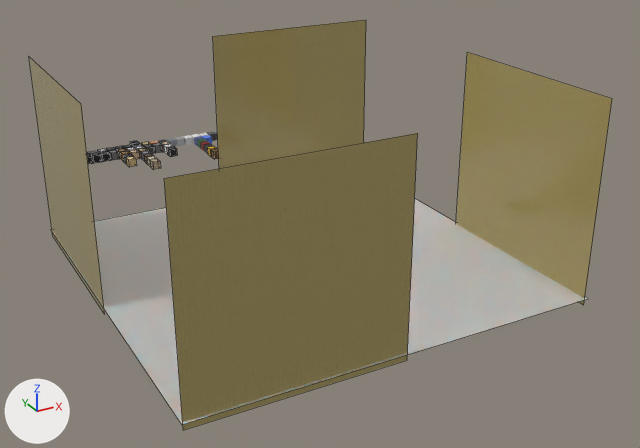
Renders of the Blender file 3d_models/materials.blend from each side of a commit.
Rendered twice from a camera (50 mm lens) standing at (-18.5, -35.9, 19.7) and looking at (2.4, 2.1, 0.6). The axes (+X, +Y, +Z) are drawn at lower left. The lights are the same throughout. Mesh edges are drawn as thin lines on the coarser meshes.
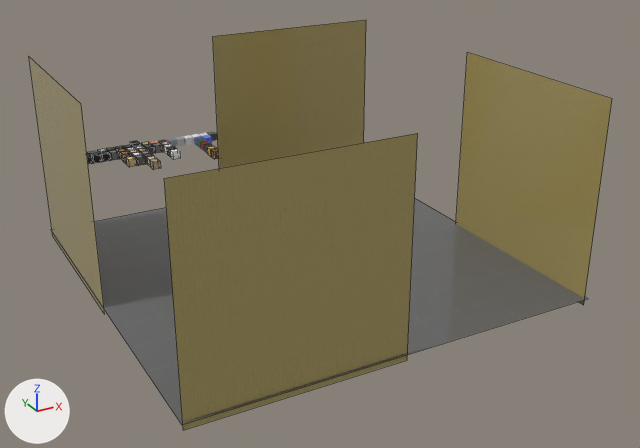
Commit message: update tiles materials for kitchen

Boxes (x1, y1, x2, y2) around the edits, measured in the pictures (640 x 448 px):
'Plane.001', recoloured
    both: (52, 199, 588, 425)
'Cube.047', added
    after: (170, 149, 180, 160)
'Cube.049', added
    after: (135, 155, 145, 166)
'Cube.048', added
    after: (132, 152, 142, 157)

What changed in the scene script:
```text
Add mat_tiles_gray_bright:
    mat_tiles_gray_bright = bpy.data.materials.new('tiles_gray_bright')
    # nodes: BsdfPrincipled, Mapping, Mix, OutputMaterial, TexBrick, TexCoord
    # colours: dark grey #666666, grey #868686, white #ffffff
Add mat_tiles_white_bright:
    mat_tiles_white_bright = bpy.data.materials.new('tiles_white_bright')
    # nodes: BsdfPrincipled, Mapping, Mix, OutputMaterial, TexBrick, TexCoord
    # colours: white #ffffff, white #e5e5e5
Add mat_paint_wall_general_white:
    mat_paint_wall_general_white = principled_material('paint_wall_general_white')
    mat_paint_wall_general_white.base_color = (1.0, 1.0, 1.0)  # white #ffffff
    mat_paint_wall_general_white.roughness = 0.75
    mat_paint_wall_general_white.specular_ior_level = 0.25
Change me_plane_001:
    where me_plane_001.from_pydata(...)  # 4 vertices, 1 face; spans x -10.0..10.0, y -10.0..10.0, z -0.1
    remove me_plane_001.materials.append(mat_cournine_white)  # white #e7e7e7
    add me_plane_001.materials.append(mat_tiles_gray_bright)
Add me_cube_050:
    me_cube_050.from_pydata(...)  # a box spanning x -0.25..0.25, y 19.75..20.25, z 0.0..0.5
    me_cube_050.materials.append(mat_tiles_gray_bright)
Add me_cube_049:
    me_cube_049.from_pydata(...)  # a box spanning x -0.25..0.25, y 19.75..20.25, z 0.0..0.5
    me_cube_049.materials.append(mat_tiles_white_bright)
Add me_cube_041:
    me_cube_041.from_pydata(...)  # a box spanning x -0.25..0.25, y 19.75..20.25, z 0.0..0.5
    me_cube_041.materials.append(mat_paint_wall_general_white)  # white #ffffff
Add ob_cube_049:
    ob_cube_049 = bpy.data.objects.new('Cube.049', me_cube_050)
    ob_cube_049.location = (-2.4, -2.4, 0.0)
Add ob_cube_048:
    ob_cube_048 = bpy.data.objects.new('Cube.048', me_cube_049)
    ob_cube_048.location = (-2.4, -1.8, 0.0)
Add ob_cube_047:
    ob_cube_047 = bpy.data.objects.new('Cube.047', me_cube_041)
    ob_cube_047.location = (0.0, -2.4, 0.0)
```
